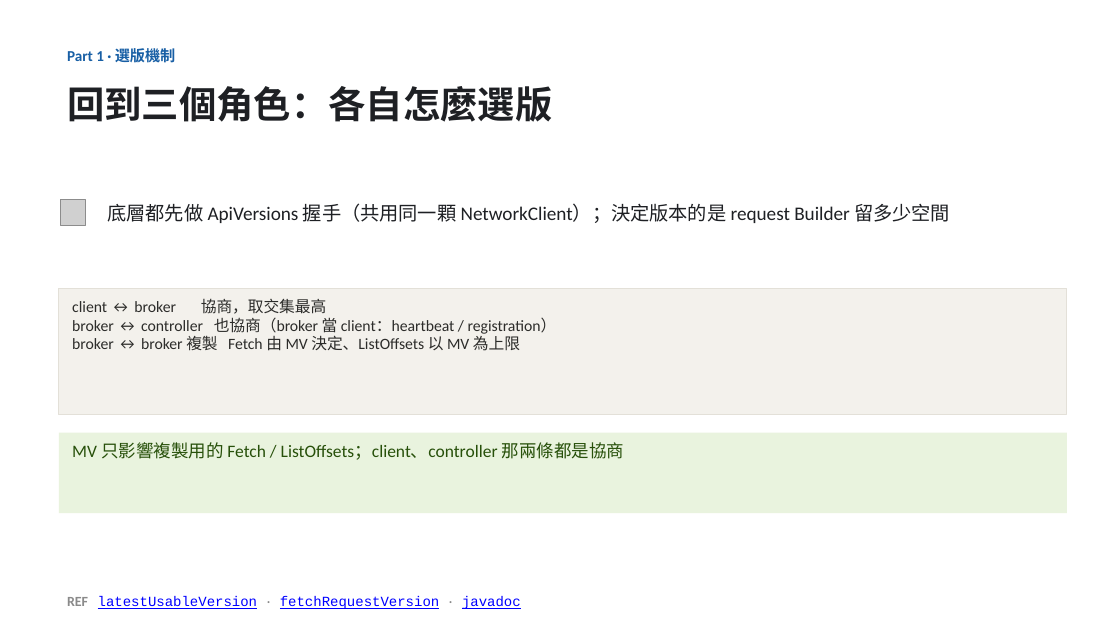
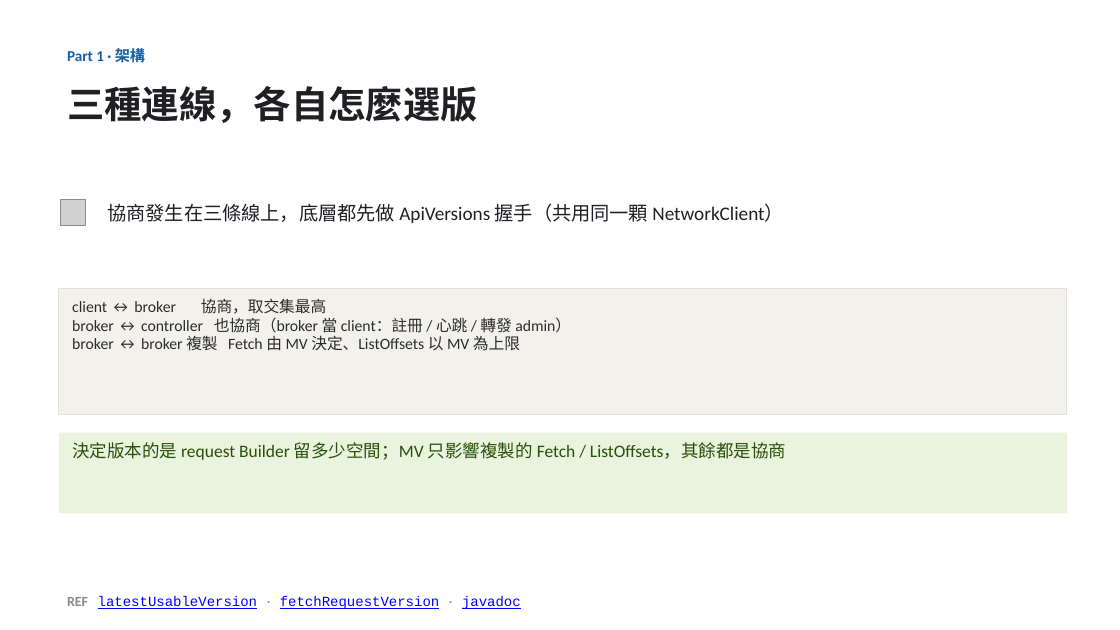
Before and after one commit to unknowntpo/kafka, a slide deck: slide 6 of study/version-control/kafka-version-negotiation.pptx. Drawn at 1120x630 pixels with LibreOffice and Linux fonts; fonts in the diff are those of the drawing; grey boxes stand for pictures. Boxes give left, top, right and bottom in pixels: in the first picture for what was removed or moved away, otherwise in the second. Text is boxed around its words. In the diff, an @@ line names an element or a change of style, - is before the commit and + after.

Commit message:
study(version-control): Part 1 因果拆乾淨、隨堂考砍到 2 題
- 拆成 動機(為何對不齊→協商) / 術語(版本是哪一層) / 架構(三種連線各自怎麼選)，三個不同問題，不再重複「一個版本不夠」
- 三角色地圖併進「架構」那張、controller 一次登場；移除易誤導的「三種通訊 而且 對不齊」因果綁定
- 隨堂考 3→2（移除過於簡單的「一個版本打天下」）；14 張
- talk-outline.md 同步

```diff
--- a/study/version-control/kafka-version-negotiation.pptx
+++ b/study/version-control/kafka-version-negotiation.pptx
@@ text at [67,46,145,66]: text changed @@
-Part 1 · 選版機制
+Part 1 · 架構
@@ text at [67,86,478,123]: text changed @@
-回到三個角色：各自怎麼選版
+三種連線，各自怎麼選版
@@ text at [107,203,783,223]: text changed @@
-底層都先做 ApiVersions 握手（共用同一顆 NetworkClient）；決定版本的是 request Builder 留多少空間
+協商發生在三條線上，底層都先做 ApiVersions 握手（共用同一顆 NetworkClient）
@@ text in rectangle at [72,317,571,333]: text changed @@
-broker ↔ controller 也協商（broker 當 client：heartbeat / registration）
+broker ↔ controller 也協商（broker 當 client：註冊 / 心跳 / 轉發 admin）
@@ text in rectangle at [72,442,786,460]: text changed @@
-MV 只影響複製用的 Fetch / ListOffsets；client、controller 那兩條都是協商
+決定版本的是 request Builder 留多少空間；MV 只影響複製的 Fetch / ListOffsets，其餘都是協商
```
Also in this commit, not shown: 3 other slides changed, 2 slides removed, 2 other files.
